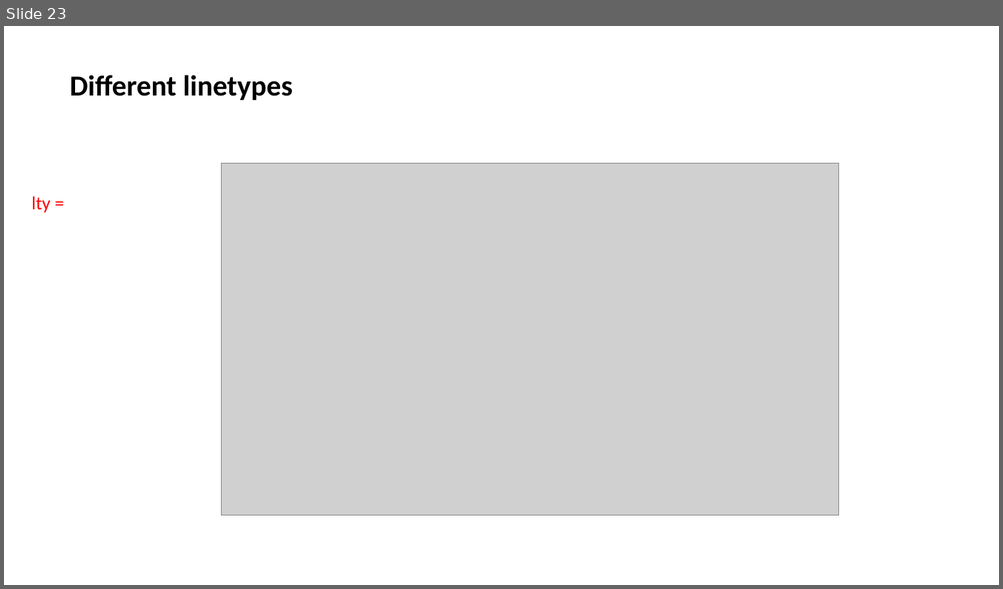
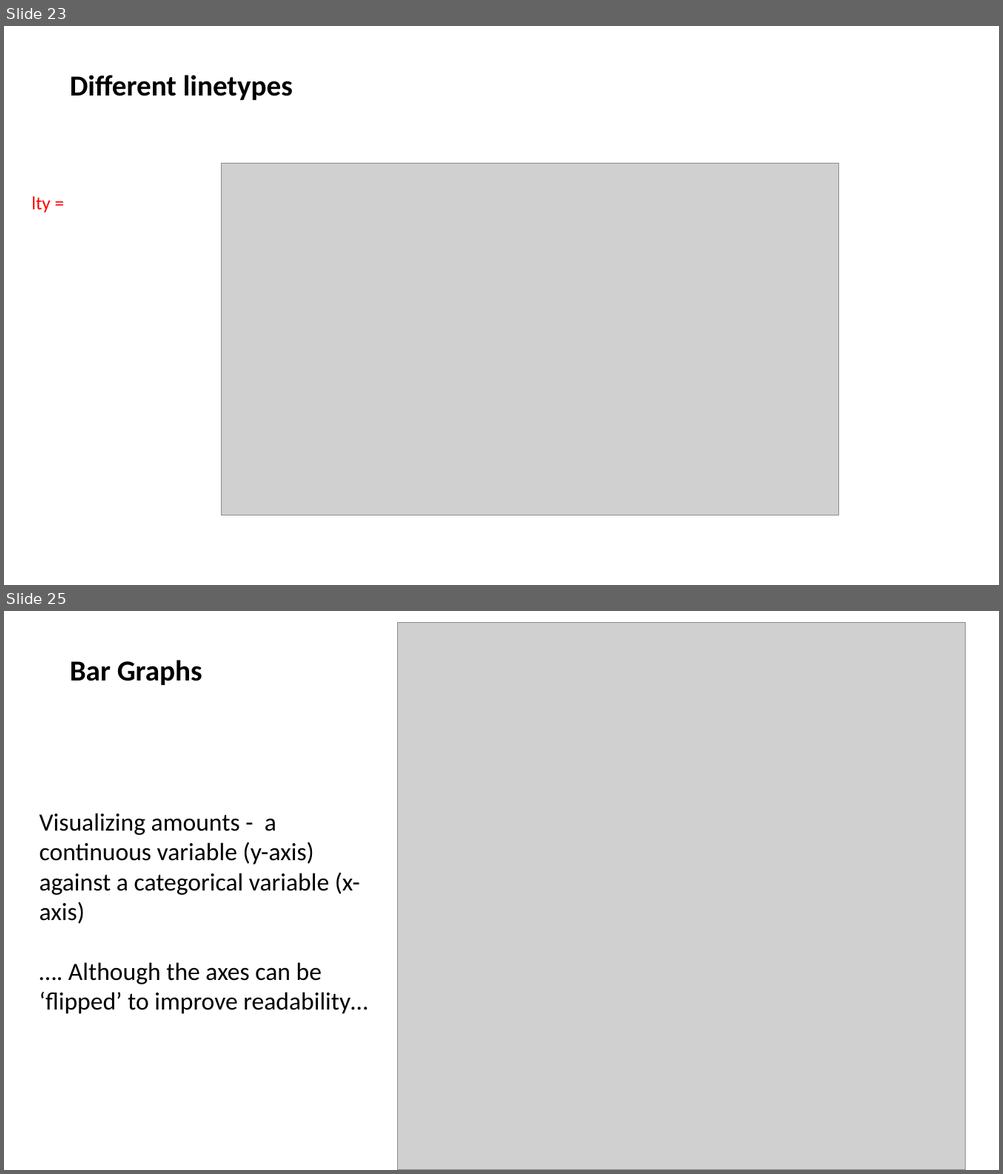
Before and after one commit to jalapic/PSY317L, a slide deck: slides/intro_ggplot2.pptx. Shown one above the other, each under a label of ours: slide 23 before the commit, slides 23 and 25 after it; the slides between them are not shown. The pictures are 1003x589 and 1003x1174 pixels, drawn with LibreOffice and Linux fonts; fonts in the diff are those of the drawing; grey boxes stand for pictures. Boxes give left, top, right and bottom in pixels: in the first picture for what was removed or moved away, otherwise in the second. Text is boxed around its words. In the diff, an @@ line names an element or a change of style, - is before the commit and + after.

Commit message:
graphs

```diff
--- a/slides/intro_ggplot2.pptx
+++ b/slides/intro_ggplot2.pptx
@@ slide 25 added at bbox=[4, 611, 999, 1170], background #FFFFFF @@
@@ picture added at bbox=[397, 622, 966, 1170] @@
@@ text added at bbox=[70, 660, 202, 685], 28 pt, text #000000, bold @@
+Bar Graphs
@@ text added at bbox=[40, 813, 367, 1014], 24 pt, text #000000 @@
+Visualizing amounts - a continuous variable (y-axis) against a categorical variable (x-axis)
+…. Although the axes can be ‘flipped’ to improve readability…
```
Also in this commit, not shown: 1 slide changed, 10 other slides added, 6 other files.
